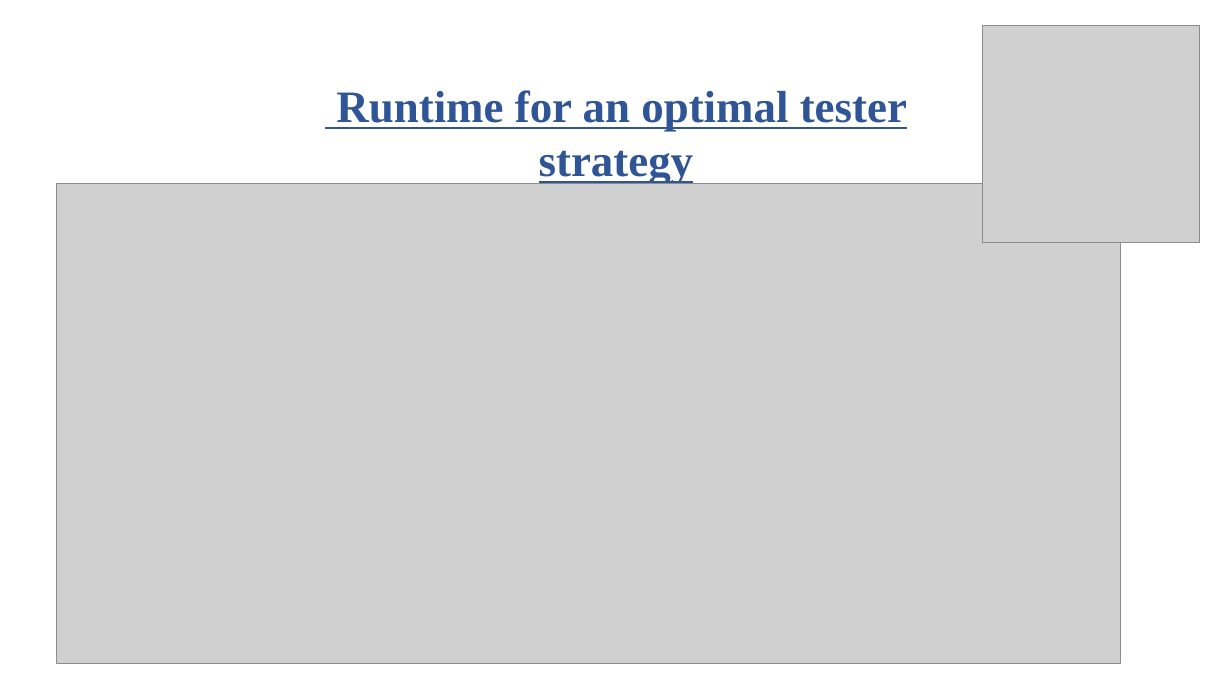
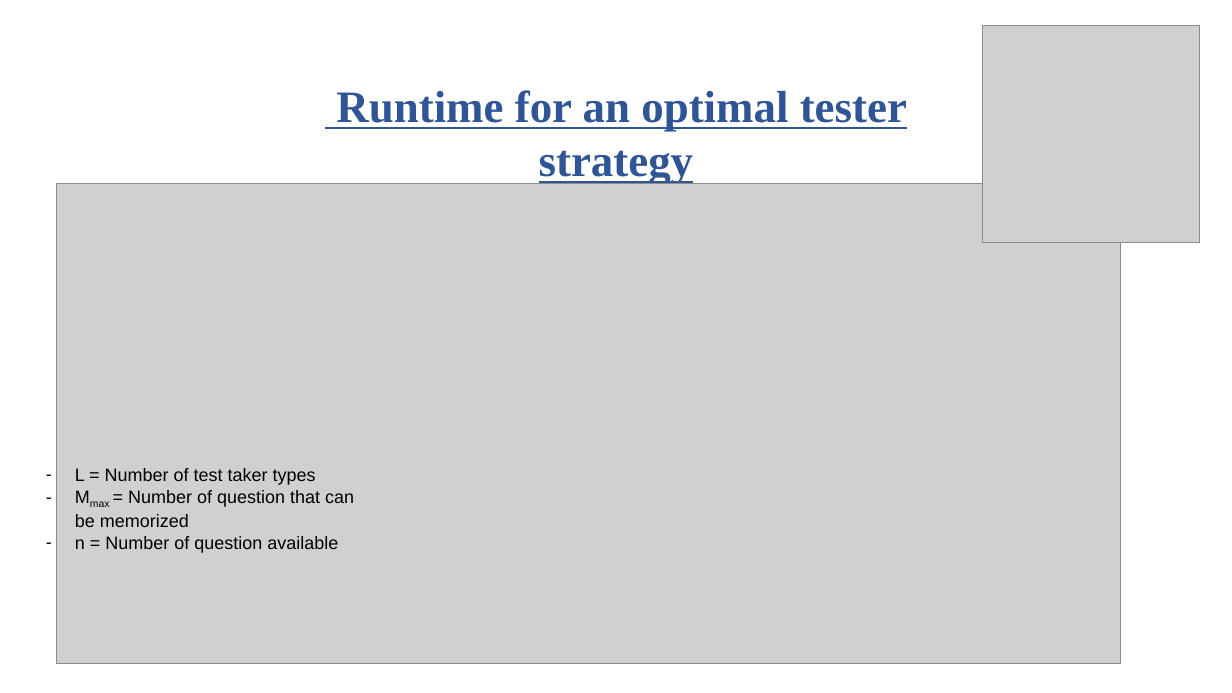
Before and after one commit to robinengels/Anglais, a slide deck: slide 17 of Anglais.pptx (slide 12 before the commit). Drawn at 1232x693 pixels with LibreOffice and Linux fonts; fonts in the diff are those of the drawing; grey boxes stand for pictures. Boxes give left, top, right and bottom in pixels: in the first picture for what was removed or moved away, otherwise in the second. Text is boxed around its words. In the diff, an @@ line names an element or a change of style, - is before the commit and + after.

```diff
--- a/Anglais.pptx
+++ b/Anglais.pptx
@@ text added at <box>75,468,354,553</box>, 14 pt, text #000000 @@
+– L = Number of test taker types
+– Mmax = Number of question that can be memorized
+– n = Number of question available
```
Also in this commit, not shown: 6 other slides changed, 8 slides added, 3 slides removed.
